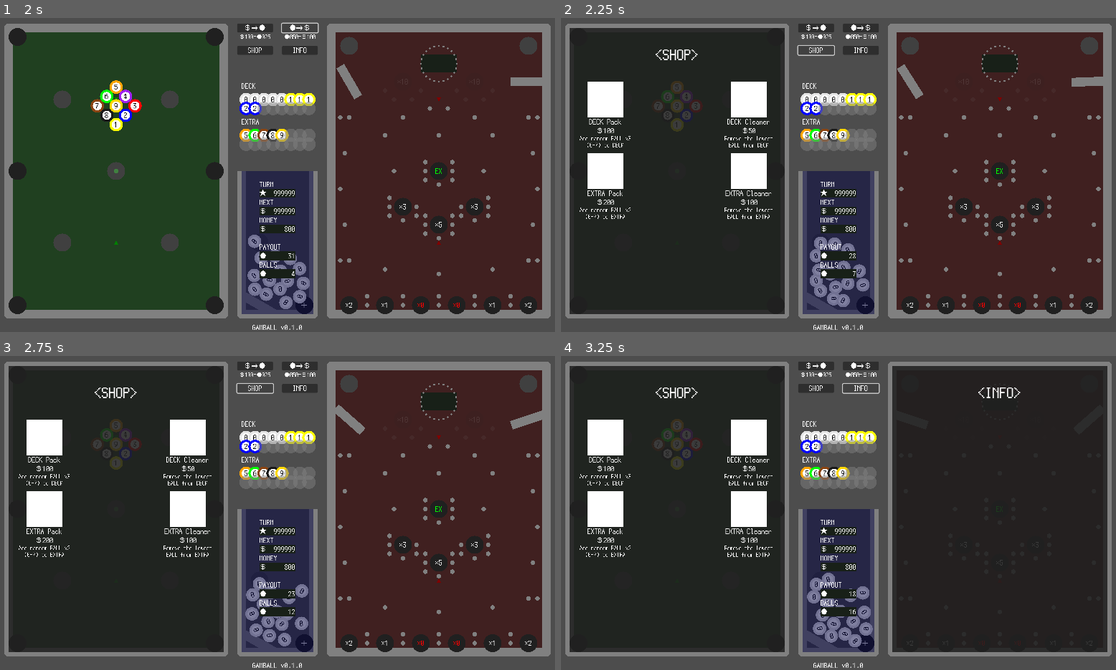
Above: before the commit, frames 1-4 (two rows, left to right).
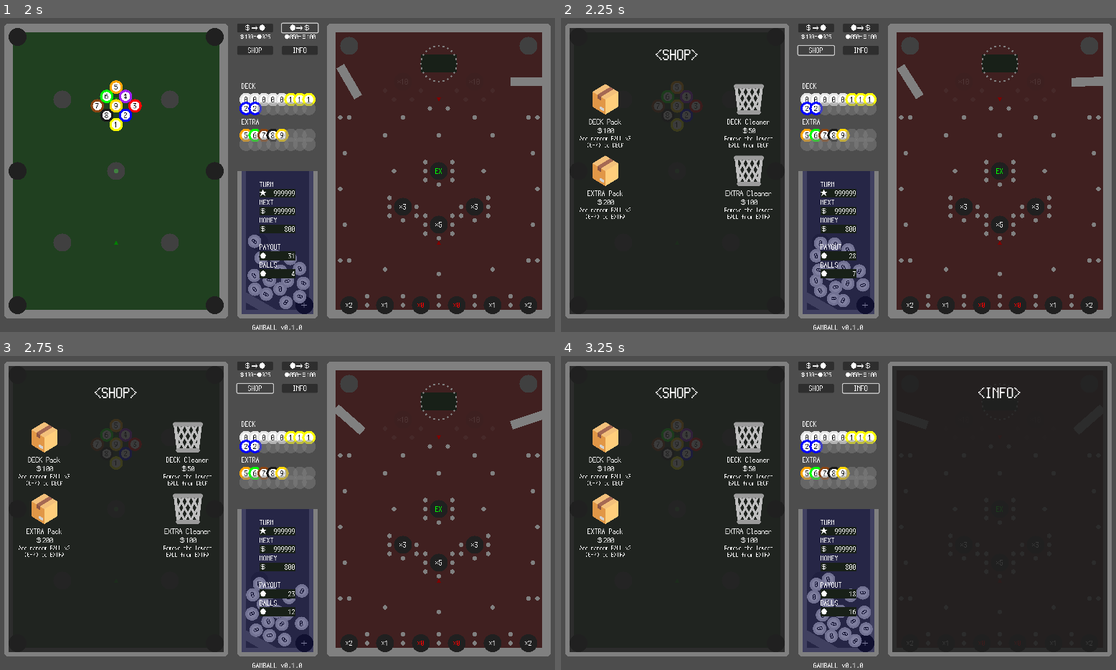
Above: after the commit, the same moments.

Repository: kamikoloss/gamball
Game: Godot game, scene res://scenes/main.tscn
The game is run twice, just before and just after one commit, with the same random seed, the same clock (stepped at 60 frames per second) and the same inputs.
Inputs:
- Up to frame 1 (2 s): click "＄⇒●" at 0.5 s; click "●⇒＄" at 1.25 s
- Up to frame 2 (2.25 s): click "SHOP" at 2 s
- Up to frame 3 (2.75 s): no input
- Up to frame 4 (3.25 s): click "INFO" at 2.75 s

Frame 1 is identical in both runs. In frame 2, 2.9% of the frame differs, in the area x 4-38%, y 20-55%; in frame 3, 2.9%; in frame 4, 2.9%.

Commit message:
Product のアイコン画像を設定した

Diff:
--- a/scenes/ball.tscn
+++ b/scenes/ball.tscn
@@ -12,18 +12,18 @@
 
 [sub_resource type="CircleShape2D" id="CircleShape2D_awq4m"]
 
-[node name="Ball" type="RigidBody2D" node_paths=PackedStringArray("_texture_rect", "_texture_rect_in", "_texture_rect_mask", "_label", "_area2d")]
+[node name="Ball" type="RigidBody2D" node_paths=PackedStringArray("_main_texture", "_inner_texture", "_mask_texture", "_level_label", "_hole_area")]
 physics_material_override = SubResource("PhysicsMaterial_nh6hv")
 contact_monitor = true
 max_contacts_reported = 4
 script = ExtResource("1_q12tn")
-_texture_rect = NodePath("TextureRect")
-_texture_rect_in = NodePath("TextureRect2")
-_texture_rect_mask = NodePath("TextureRect3")
-_label = NodePath("Label")
-_area2d = NodePath("Area2D")
+_main_texture = NodePath("Main")
+_inner_texture = NodePath("Inner")
+_mask_texture = NodePath("Mask")
+_level_label = NodePath("Level")
+_hole_area = NodePath("Area2D")
 
-[node name="TextureRect" type="TextureRect" parent="."]
+[node name="Main" type="TextureRect" parent="."]
 self_modulate = Color(0.501961, 0.501961, 0.501961, 1)
 anchors_preset = 8
 anchor_left = 0.5
@@ -41,7 +41,7 @@
 texture = ExtResource("1_8km44")
 expand_mode = 1
 
-[node name="TextureRect2" type="TextureRect" parent="."]
+[node name="Inner" type="TextureRect" parent="."]
 anchors_preset = 8
 anchor_left = 0.5
 anchor_top = 0.5
@@ -57,7 +57,7 @@
 texture = ExtResource("1_8km44")
 expand_mode = 1
 
-[node name="Label" type="Label" parent="."]
+[node name="Level" type="Label" parent="."]
 offset_left = -40.0
 offset_top = -40.0
 offset_right = 40.0
@@ -71,7 +71,8 @@
 horizontal_alignment = 1
 vertical_alignment = 1
 
-[node name="TextureRect3" type="TextureRect" parent="."]
+[node name="Mask" type="TextureRect" parent="."]
+visible = false
 self_modulate = Color(1, 0, 1, 1)
 anchors_preset = 8
 anchor_left = 0.5
--- a/scenes/main.tscn
+++ b/scenes/main.tscn
@@ -322,10 +322,10 @@
 [node name="CollisionShape2D" type="CollisionShape2D" parent="Billiards/Walls/Wall4"]
 shape = SubResource("RectangleShape2D_fi0lo")
 
-[node name="Edge" type="Node2D" parent="Billiards/Walls"]
+[node name="Corner" type="Node2D" parent="Billiards/Walls"]
 position = Vector2(40, 40)
 
-[node name="TextureRect" type="TextureRect" parent="Billiards/Walls/Edge"]
+[node name="TextureRect" type="TextureRect" parent="Billiards/Walls/Corner"]
 anchors_preset = 8
 anchor_left = 0.5
 anchor_top = 0.5
@@ -340,10 +340,10 @@
 texture = ExtResource("2_svx0d")
 expand_mode = 1
 
-[node name="Edge2" type="Node2D" parent="Billiards/Walls"]
+[node name="Corner2" type="Node2D" parent="Billiards/Walls"]
 position = Vector2(40, 680)
 
-[node name="TextureRect" type="TextureRect" parent="Billiards/Walls/Edge2"]
+[node name="TextureRect" type="TextureRect" parent="Billiards/Walls/Corner2"]
 anchors_preset = 8
 anchor_left = 0.5
 anchor_top = 0.5
@@ -358,10 +358,10 @@
 texture = ExtResource("2_svx0d")
 expand_mode = 1
 
-[node name="Edge3" type="Node2D" parent="Billiards/Walls"]
+[node name="Corner3" type="Node2D" parent="Billiards/Walls"]
 position = Vector2(520, 40)
 
-[node name="TextureRect" type="TextureRect" parent="Billiards/Walls/Edge3"]
+[node name="TextureRect" type="TextureRect" parent="Billiards/Walls/Corner3"]
 anchors_preset = 8
 anchor_left = 0.5
 anchor_top = 0.5
@@ -376,10 +376,10 @@
 texture = ExtResource("2_svx0d")
 expand_mode = 1
 
-[node name="Edge4" type="Node2D" parent="Billiards/Walls"]
+[node name="Corner4" type="Node2D" parent="Billiards/Walls"]
 position = Vector2(520, 680)
 
-[node name="TextureRect" type="TextureRect" parent="Billiards/Walls/Edge4"]
+[node name="TextureRect" type="TextureRect" parent="Billiards/Walls/Corner4"]
 anchors_preset = 8
 anchor_left = 0.5
 anchor_top = 0.5
@@ -689,10 +689,10 @@
 [node name="CollisionShape2D" type="CollisionShape2D" parent="Pachinko/Walls/WallB"]
 shape = SubResource("RectangleShape2D_fi0lo")
 
-[node name="Edge" type="Node2D" parent="Pachinko/Walls"]
+[node name="Corner" type="Node2D" parent="Pachinko/Walls"]
 position = Vector2(760, 40)
 
-[node name="TextureRect" type="TextureRect" parent="Pachinko/Walls/Edge"]
+[node name="TextureRect" type="TextureRect" parent="Pachinko/Walls/Corner"]
 anchors_preset = 8
 anchor_left = 0.5
 anchor_top = 0.5
@@ -707,10 +707,10 @@
 texture = ExtResource("2_svx0d")
 expand_mode = 1
 
-[node name="Edge2" type="Node2D" parent="Pachinko/Walls"]
+[node name="Corner2" type="Node2D" parent="Pachinko/Walls"]
 position = Vector2(760, 680)
 
-[node name="TextureRect" type="TextureRect" parent="Pachinko/Walls/Edge2"]
+[node name="TextureRect" type="TextureRect" parent="Pachinko/Walls/Corner2"]
 anchors_preset = 8
 anchor_left = 0.5
 anchor_top = 0.5
@@ -725,10 +725,10 @@
 texture = ExtResource("2_svx0d")
 expand_mode = 1
 
-[node name="Edge3" type="Node2D" parent="Pachinko/Walls"]
+[node name="Corner3" type="Node2D" parent="Pachinko/Walls"]
 position = Vector2(1240, 40)
 
-[node name="TextureRect" type="TextureRect" parent="Pachinko/Walls/Edge3"]
+[node name="TextureRect" type="TextureRect" parent="Pachinko/Walls/Corner3"]
 anchors_preset = 8
 anchor_left = 0.5
 anchor_top = 0.5
@@ -743,10 +743,10 @@
 texture = ExtResource("2_svx0d")
 expand_mode = 1
 
-[node name="Edge4" type="Node2D" parent="Pachinko/Walls"]
+[node name="Corner4" type="Node2D" parent="Pachinko/Walls"]
 position = Vector2(1240, 680)
 
-[node name="TextureRect" type="TextureRect" parent="Pachinko/Walls/Edge4"]
+[node name="TextureRect" type="TextureRect" parent="Pachinko/Walls/Corner4"]
 anchors_preset = 8
 anchor_left = 0.5
 anchor_top = 0.5
@@ -1418,10 +1418,10 @@
 [node name="CollisionShape2D" type="CollisionShape2D" parent="Stack/Walls/Wall5"]
 shape = SubResource("RectangleShape2D_fi0lo")
 
-[node name="Edge" type="Node2D" parent="Stack/Walls"]
+[node name="Corner" type="Node2D" parent="Stack/Walls"]
 position = Vector2(560, 680)
 
-[node name="TextureRect" type="TextureRect" parent="Stack/Walls/Edge"]
+[node name="TextureRect" type="TextureRect" parent="Stack/Walls/Corner"]
 anchors_preset = 8
 anchor_left = 0.5
 anchor_top = 0.5
@@ -1436,10 +1436,10 @@
 texture = ExtResource("2_svx0d")
 expand_mode = 1
 
-[node name="Edge2" type="Node2D" parent="Stack/Walls"]
+[node name="Corner2" type="Node2D" parent="Stack/Walls"]
 position = Vector2(720, 680)
 
-[node name="TextureRect" type="TextureRect" parent="Stack/Walls/Edge2"]
+[node name="TextureRect" type="TextureRect" parent="Stack/Walls/Corner2"]
 anchors_preset = 8
 anchor_left = 0.5
 anchor_top = 0.5
@@ -2073,7 +2073,7 @@
 [node name="Shop" type="Control" parent="UI"]
 anchors_preset = 0
 
-[node name="TextureRect" type="TextureRect" parent="UI/Shop"]
+[node name="Background" type="TextureRect" parent="UI/Shop"]
 self_modulate = Color(0.12549, 0.12549, 0.12549, 0.878431)
 layout_mode = 0
 offset_left = 40.0
@@ -2083,7 +2083,7 @@
 texture = ExtResource("1_jd8wc")
 expand_mode = 1
 
-[node name="Label" type="Label" parent="UI/Shop"]
+[node name="Title" type="Label" parent="UI/Shop"]
 layout_mode = 0
 offset_left = 200.0
 offset_top = 80.0
@@ -2140,11 +2140,10 @@
 product_type = 5
 
 [node name="Info" type="Control" parent="UI"]
-visible = false
 layout_mode = 3
 anchors_preset = 0
 
-[node name="TextureRect" type="TextureRect" parent="UI/Info"]
+[node name="Background" type="TextureRect" parent="UI/Info"]
 self_modulate = Color(0.12549, 0.12549, 0.12549, 0.878431)
 layout_mode = 0
 offset_left = 760.0
@@ -2154,12 +2153,12 @@
 texture = ExtResource("1_jd8wc")
 expand_mode = 1
 
-[node name="Label" type="Label" parent="UI/Info/TextureRect"]
-layout_mode = 0
-offset_left = 160.0
-offset_top = 40.0
-offset_right = 480.0
-offset_bottom = 120.0
+[node name="Title" type="Label" parent="UI/Info"]
+layout_mode = 0
+offset_left = 920.0
+offset_top = 80.0
+offset_right = 1240.0
+offset_bottom = 160.0
 scale = Vector2(0.5, 0.5)
 theme_override_fonts/font = ExtResource("7_yeeqd")
 theme_override_font_sizes/font_size = 64
--- a/scenes/product.tscn
+++ b/scenes/product.tscn
@@ -1,8 +1,10 @@
-[gd_scene load_steps=4 format=3 uid="uid://b8pf53q8cdbcj"]
+[gd_scene load_steps=6 format=3 uid="uid://b8pf53q8cdbcj"]
 
 [ext_resource type="Texture2D" uid="uid://cuhvjunofueei" path="res://images/base_square.png" id="1_5w4e2"]
 [ext_resource type="Script" path="res://scripts/product.gd" id="1_as6e1"]
 [ext_resource type="FontFile" uid="uid://cddqcb7np26y8" path="res://themes/PixelMplus12-Regular.ttf" id="2_0y3ap"]
+[ext_resource type="Texture2D" uid="uid://67twwbnnvine" path="res://images/package_1f4e6.png" id="2_wu7em"]
+[ext_resource type="Texture2D" uid="uid://h4jywlv57bwn" path="res://images/wastebasket_1f5d1-fe0f.png" id="3_ioklb"]
 
 [node name="ProductPanel" type="Control" node_paths=PackedStringArray("_icon_texture", "_name_label", "_desc_label", "_price_label")]
 layout_mode = 3
@@ -12,6 +14,8 @@
 _name_label = NodePath("Name")
 _desc_label = NodePath("Desc")
 _price_label = NodePath("Price")
+_icon_pack = ExtResource("2_wu7em")
+_icon_cleaner = ExtResource("3_ioklb")
 
 [node name="Icon" type="TextureRect" parent="."]
 layout_mode = 0
--- a/scripts/ball.gd
+++ b/scripts/ball.gd
@@ -19,11 +19,11 @@
 @export var level: int = 0 # ボール番号
 @export var is_display: bool = false # 展示用かどうか
 
-@export var _texture_rect: TextureRect # ボールの色
-@export var _texture_rect_in: TextureRect # ボール番号の背景
-@export var _texture_rect_mask: TextureRect # ボールが有効化したら取れる色
-@export var _label: Label
-@export var _area2d: Area2D
+@export var _main_texture: TextureRect # ボールの色
+@export var _inner_texture: TextureRect # ボール番号の背景
+@export var _mask_texture: TextureRect # ボールが有効化したら取れる色
+@export var _level_label: Label
+@export var _hole_area: Area2D
 
 
 var rarity: Rarity = Rarity.Common # ボールのレア度
@@ -38,26 +38,23 @@
 # 自身の見た目を更新する
 func refresh_view() -> void:
 	# 色
-	_texture_rect.self_modulate = BALL_COLORS[level]
-
-	#
-	if is_active:
-		_texture_rect_mask.visible = false
+	_main_texture.self_modulate = BALL_COLORS[level]
+	_mask_texture.visible = not is_active # 有効なら表示しない
 
 	# ボール番号
 	if level < 0:
-		_texture_rect_in.visible = false
-		_label.visible = false
+		_inner_texture.visible = false
+		_level_label.visible = false
 	else:
-		_texture_rect_in.visible = true
-		_label.visible = true
-		_label.text = str(level)
+		_inner_texture.visible = true
+		_level_label.visible = true
+		_level_label.text = str(level)
 
 	# 展示用
 	if is_display:
 		freeze = true
 		collision_layer = 0
-		_area2d.monitoring = false
+		_hole_area.monitoring = false
 
 
 func _on_body_entered(body: Node) -> void:
--- a/scripts/main.gd
+++ b/scripts/main.gd
@@ -38,7 +38,6 @@
 @export var _arrow_center_position: Node2D
 @export var _arrow: Control
 @export var _arrow_square: TextureRect
-
 
 
 var money: int = 0:
--- a/scripts/product.gd
+++ b/scripts/product.gd
@@ -44,6 +44,10 @@
 @export var _desc_label: Label
 @export var _price_label: Label
 
+# Resources
+@export var _icon_pack: Texture
+@export var _icon_cleaner: Texture
+
 
 var price: int:
 	get:
@@ -57,7 +61,16 @@
 
 # 自身の見た目を更新する
 func refresh_view() -> void:
-	#icon_texture
+	match product_type:
+		ProductType.DeckPack:
+			_icon_texture.texture = _icon_pack
+		ProductType.DeckCleaner:
+			_icon_texture.texture = _icon_cleaner
+		ProductType.ExtraPack:
+			_icon_texture.texture = _icon_pack
+		ProductType.ExtraCleaner:
+			_icon_texture.texture = _icon_cleaner
+
 	_name_label.text = PRODUCT_DATA[product_type][0]
 	_desc_label.text = PRODUCT_DATA[product_type][1]
 	_price_label.text = "＄%s" % str(price)
Binary file added: images/package_1f4e6.png
Not shown, added: images/package_1f4e6.png.import
Binary file added: images/wastebasket_1f5d1-fe0f.png
Not shown, added: images/wastebasket_1f5d1-fe0f.png.import
